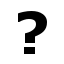
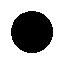
Revision of a layered 64 x 64 image; what changed, layer by layer:
added layer "mine - black" above "mine - dark gray" over [11, 11, 53, 53]
hid "question mark" over [18, 11, 47, 54]
